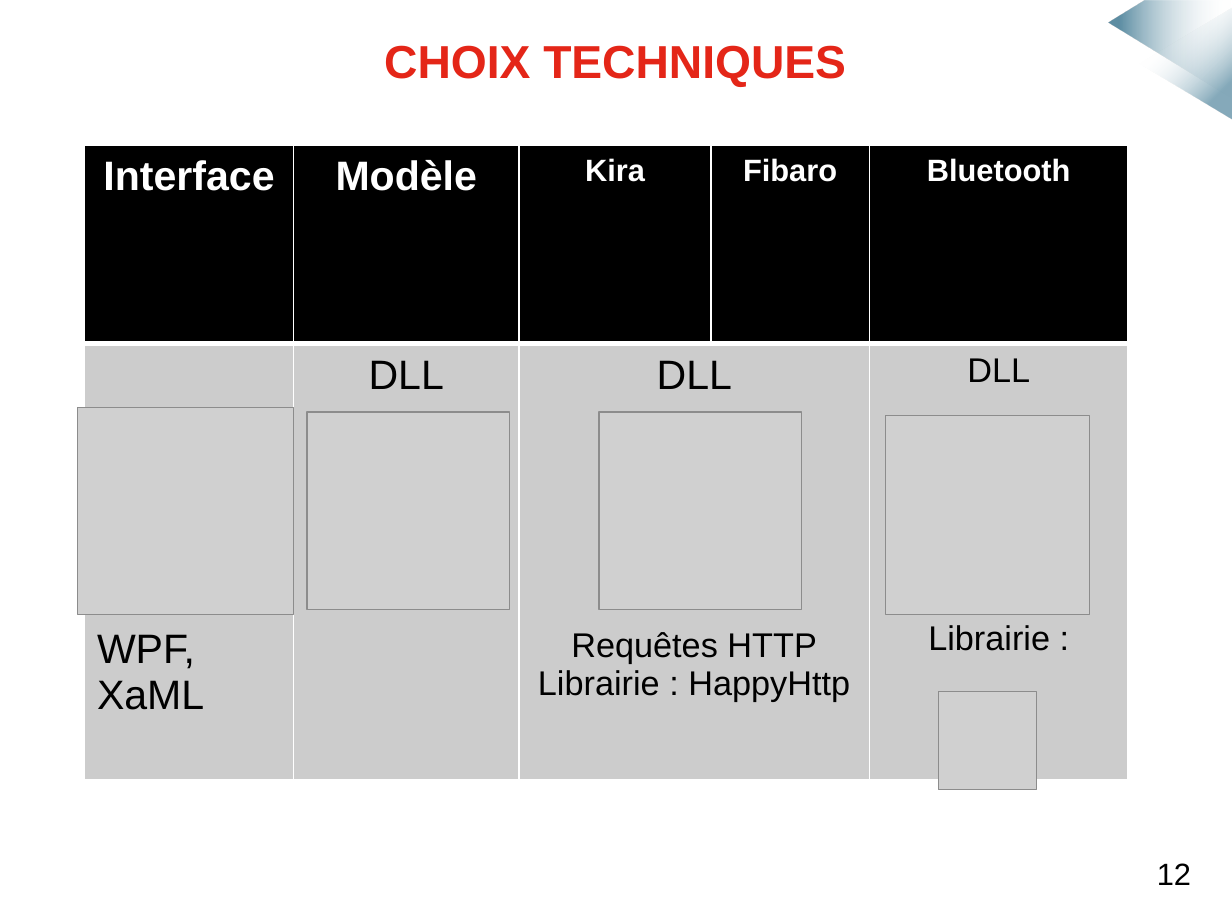
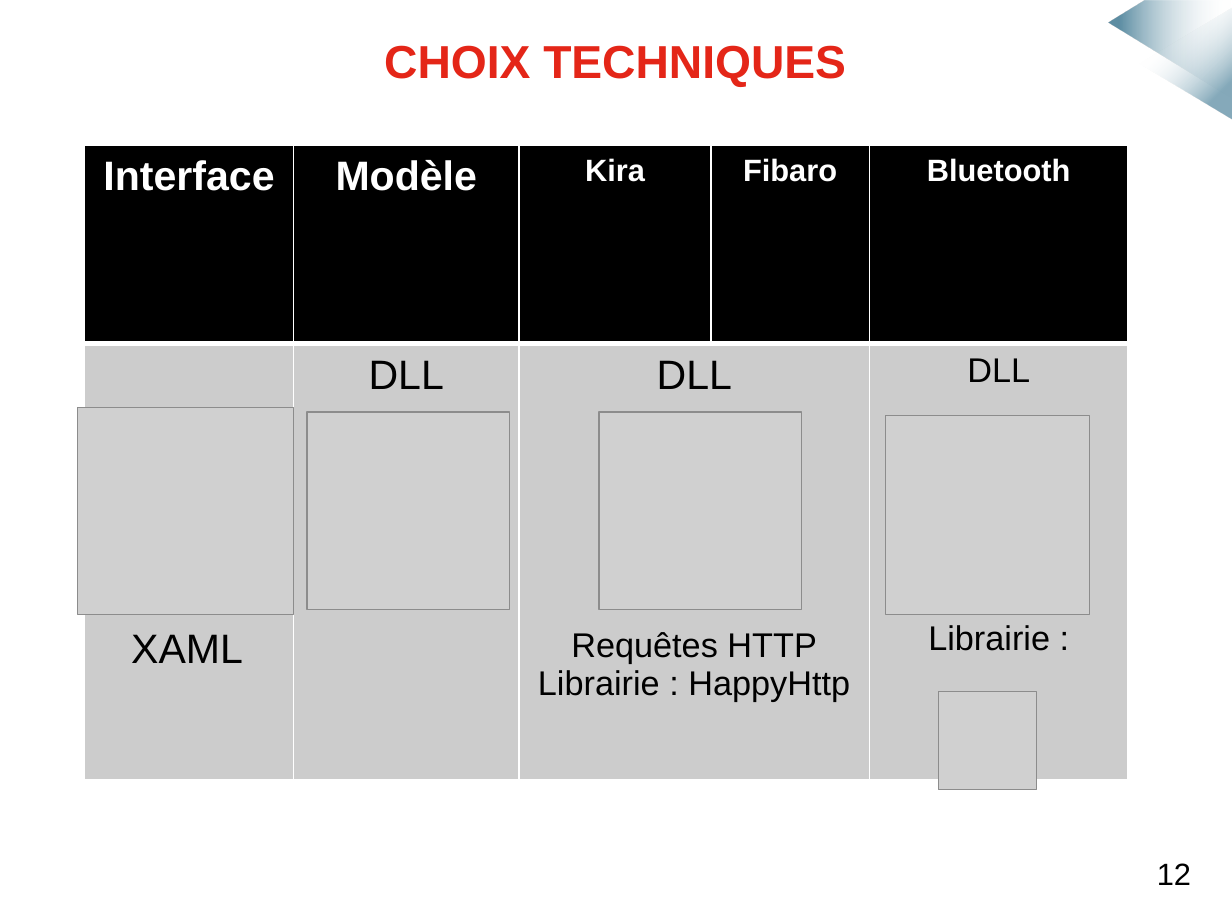
Before and after one commit to mmeven/EP_Domotique_Tablette, a slide deck: slide 2 of Rendu/Diapo_demo_et_choixTechniques.pptx. Drawn at 1232x924 pixels with LibreOffice and Linux fonts; fonts in the diff are those of the drawing; grey boxes stand for pictures; background and template pictures are left out. Boxes give left, top, right and bottom in pixels: in the first picture for what was removed or moved away, otherwise in the second. Text is boxed around its words. In the diff, an @@ line names an element or a change of style, - is before the commit and + after.

```diff
--- a/Rendu/Diapo_demo_et_choixTechniques.pptx
+++ b/Rendu/Diapo_demo_et_choixTechniques.pptx
@@ table at (x1=85, y1=145, x2=1129, y2=812) @@
-row 2, column 1: WPF, XaML
+row 2, column 1: XAML
```
Also in this commit, not shown: 2 other files.
